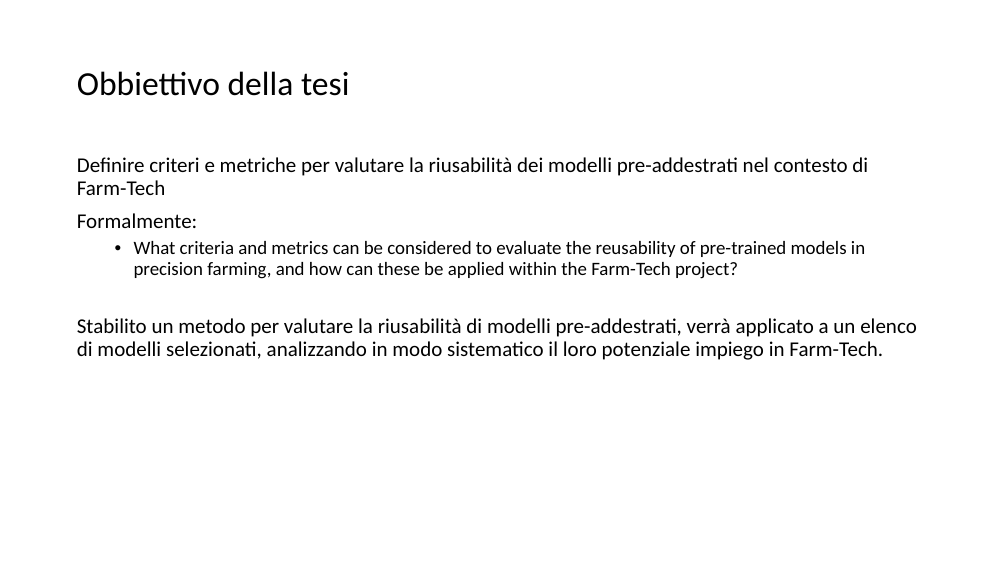
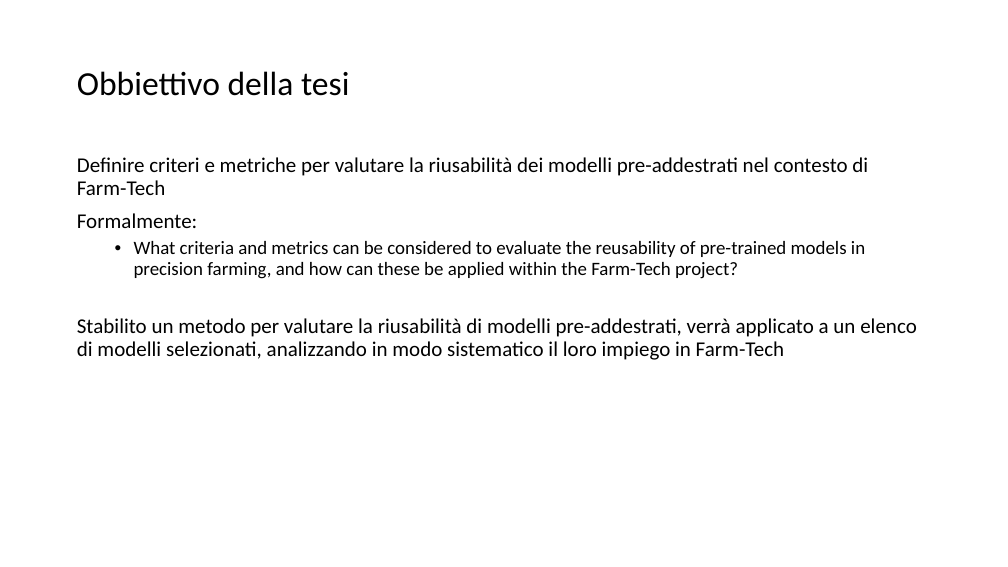
Before and after one commit to lPen88/tesi, a slide deck: slide 4 of presentazione.pptx (slide 5 before the commit). Drawn at 1008x567 pixels with LibreOffice and Linux fonts; fonts in the diff are those of the drawing. Boxes give left, top, right and bottom in pixels: in the first picture for what was removed or moved away, otherwise in the second. Text is boxed around its words. In the diff, an @@ line names an element or a change of style, - is before the commit and + after.

```diff
--- a/presentazione.pptx
+++ b/presentazione.pptx
@@ text at box(77, 318, 917, 360): text changed @@
-Stabilito un metodo per valutare la riusabilità di modelli pre-addestrati, verrà applicato a un elenco di modelli selezionati, analizzando in modo sistematico il loro potenziale impiego in Farm-Tech.
+Stabilito un metodo per valutare la riusabilità di modelli pre-addestrati, verrà applicato a un elenco di modelli selezionati, analizzando in modo sistematico il loro impiego in Farm-Tech
```
Also in this commit, not shown: 11 other slides changed, 3 slides removed, 1 other file.
